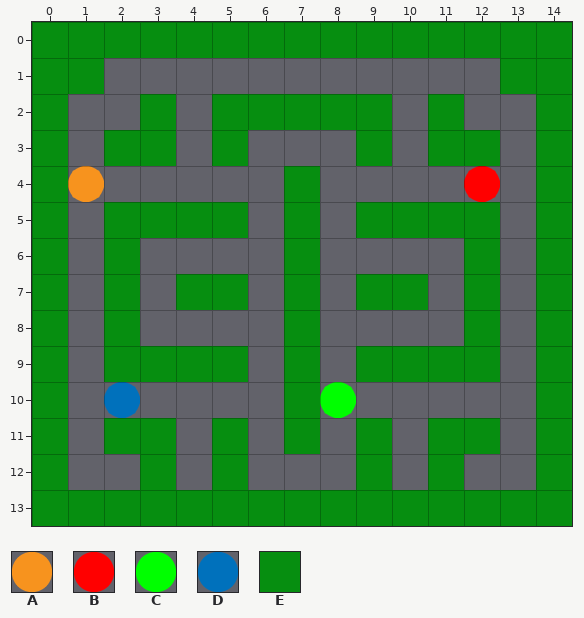
Tiled map: static/maps/levels/1-garden/map.tmx. Above: the version before the commit.
Cells are 40x40 px. Shown: x 0..14, y 0..13.
Key: from "spawns": A 0, B 1, C 2, D 3; from "tiles": E 0.
_ is an empty cell.
Layer "Tile Layer 1" before, first column x 0:
 0 EEEEEEEEEEEEEEE
 1 EE___________EE
 2 E__E_EEEEE_E__E
 3 E_EE_E___E_EE_E
 4 EA_____E____B_E
 5 E_EEEE_E_EEEE_E
 6 E_E____E____E_E
 7 E_E_EE_E_EE_E_E
 8 E_E____E____E_E
 9 E_EEEE_E_EEEE_E
10 E_D____EC_____E
11 E_EE_E_E_E_EE_E
12 E__E_E___E_E__E
13 EEEEEEEEEEEEEEE
The same view after the edit:
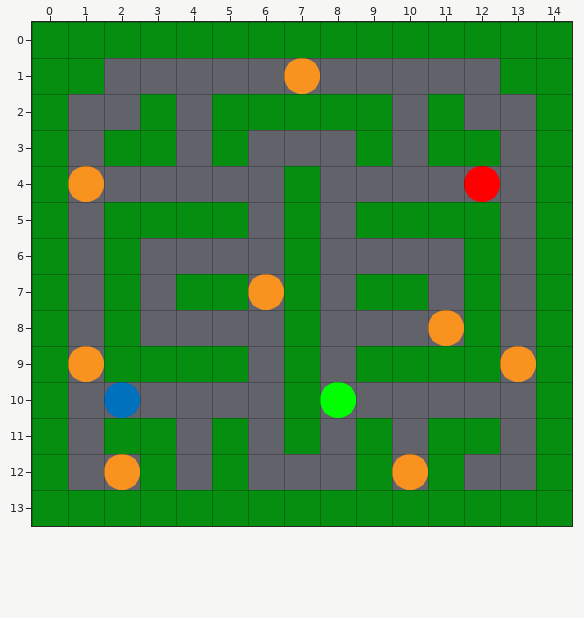
The edit:
Changed rows in their new state; . is an unchanged cell.
Layer "Tile Layer 1":
first column x 7:
 1 A
first column x 1:
 7 .....A.......
 8 ..........A..
 9 A...........A
12 .A.......A...
Boxes around the changes in both pictures, in picture pixels (x1, y1, x2, y2):
added: (284, 58, 320, 94)
added: (248, 274, 284, 310)
added: (428, 310, 464, 346)
added: (68, 346, 104, 382)
added: (500, 346, 536, 382)
added: (104, 454, 140, 490)
added: (392, 454, 428, 490)
